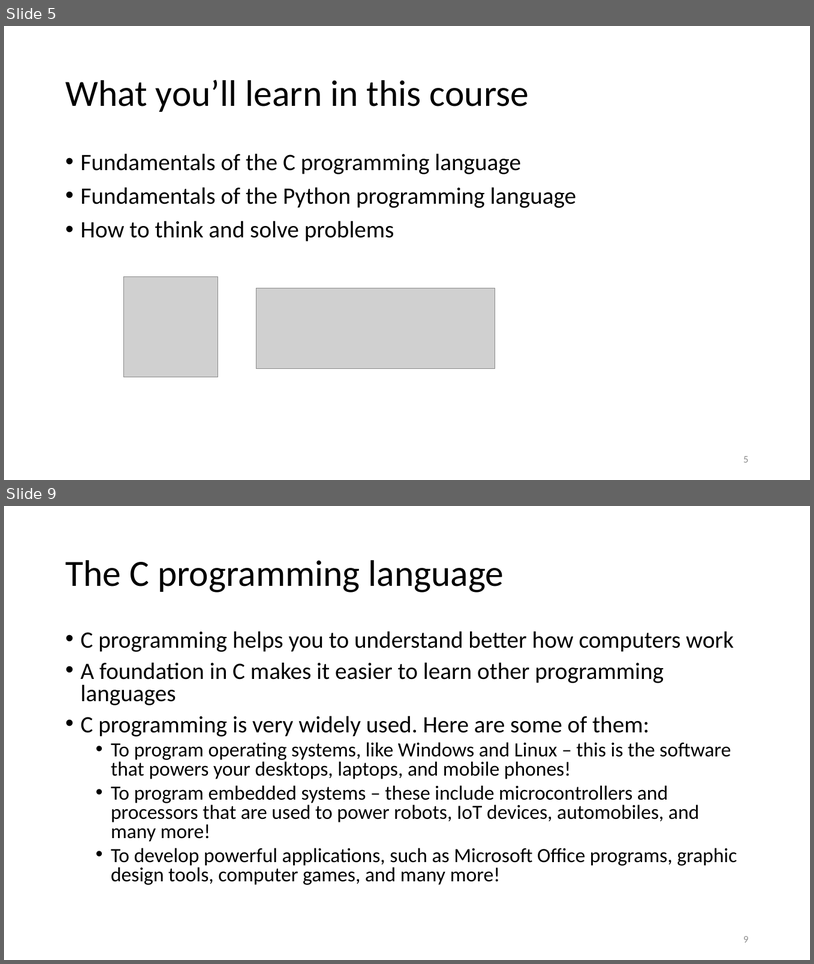
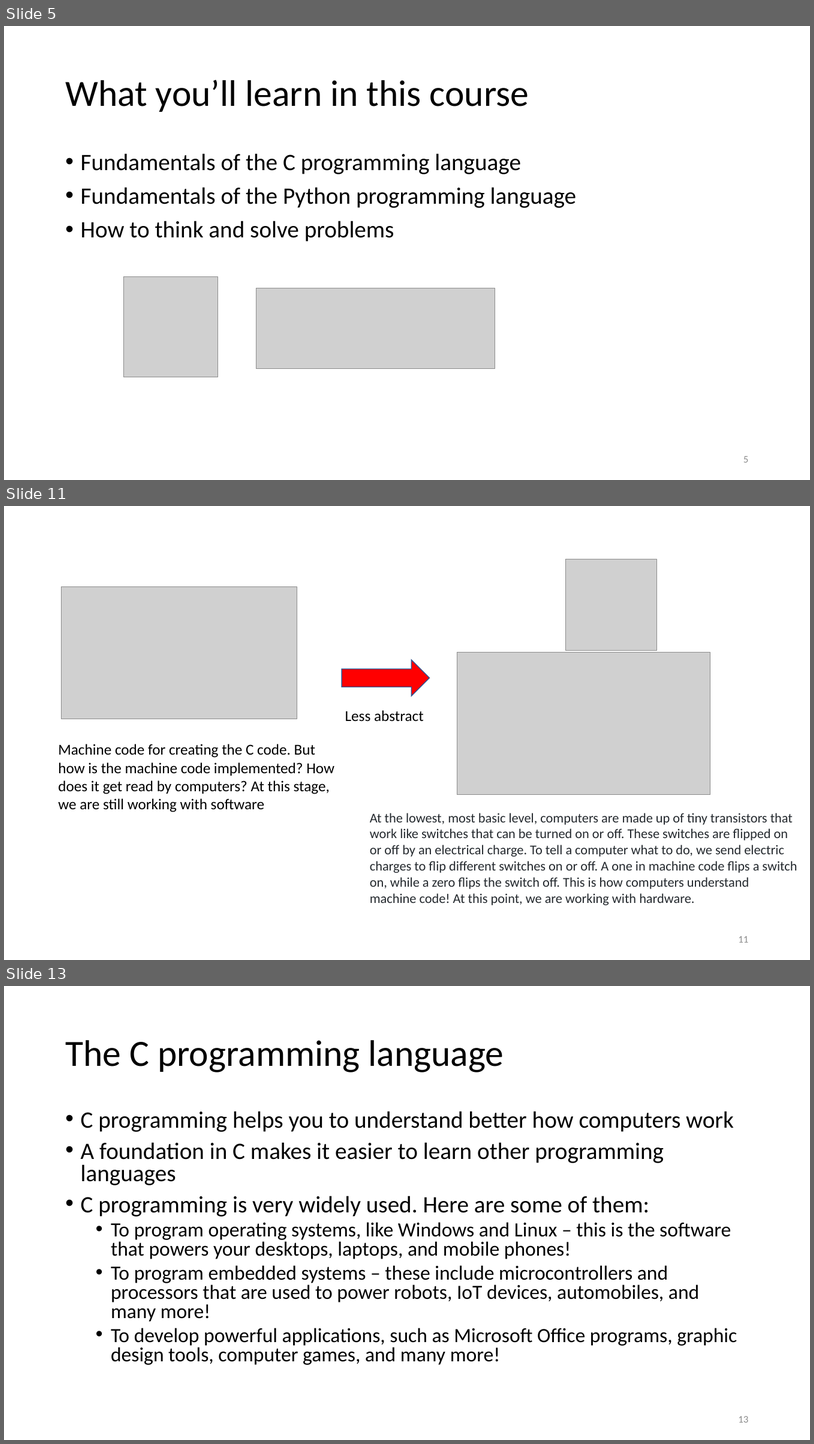
Before and after one commit to CodeIt-SADEAF/handout, a slide deck: Lesson1/L1_slides/L1_slides.pptx. Shown one above the other, each under a label of ours: slides 5 and 9 before the commit, slides 5, 11 and 13 after it; the slides between them are not shown. The pictures are 814x964 and 814x1444 pixels, drawn with LibreOffice and Linux fonts; fonts in the diff are those of the drawing; grey boxes stand for pictures. Boxes give left, top, right and bottom in pixels: in the first picture for what was removed or moved away, otherwise in the second. Text is boxed around its words. In the diff, an @@ line names an element or a change of style, - is before the commit and + after.

```diff
--- a/Lesson1/L1_slides/L1_slides.pptx
+++ b/Lesson1/L1_slides/L1_slides.pptx
@@ slide 11 added at box(4, 506, 810, 960), background #FFFFFF @@
@@ picture added at box(566, 559, 657, 651) @@
@@ picture added at box(62, 586, 297, 719) @@
@@ right arrow added at box(342, 660, 430, 696), fill #FF0000, outline #325491 1 pt @@
@@ picture added at box(458, 652, 711, 795) @@
@@ text added at box(345, 710, 424, 721), 18 pt, text #000000 @@
+Less abstract
@@ text added at box(58, 744, 335, 812), 18 pt, text #000000 @@
+Machine code for creating the C code. But how is the machine code implemented? How does it get read by computers? At this stage, we are still working with software
@@ text added at box(370, 813, 797, 905), 16 pt, text #24292E @@
+At the lowest, most basic level, computers are made up of tiny transistors that work like switches that can be turned on or off. These switches are flipped on or off by an electrical charge. To tell a computer what to do, we send electric charges to flip different switches on or off. A one in machine code flips a switch on, while a zero flips the switch off. This is how computers understand machine code! At this point, we are working with hardware.
@@ page number added at box(738, 936, 749, 942), 12 pt, text #8C8C8C @@
+11
@@ what was slide 9 is now slide 13 @@
@@ page number at box(738, 1416, 749, 1422): text changed @@
-9
+13
```
Also in this commit, not shown: 10 slides changed, 6 other slides added, 7 other files.
